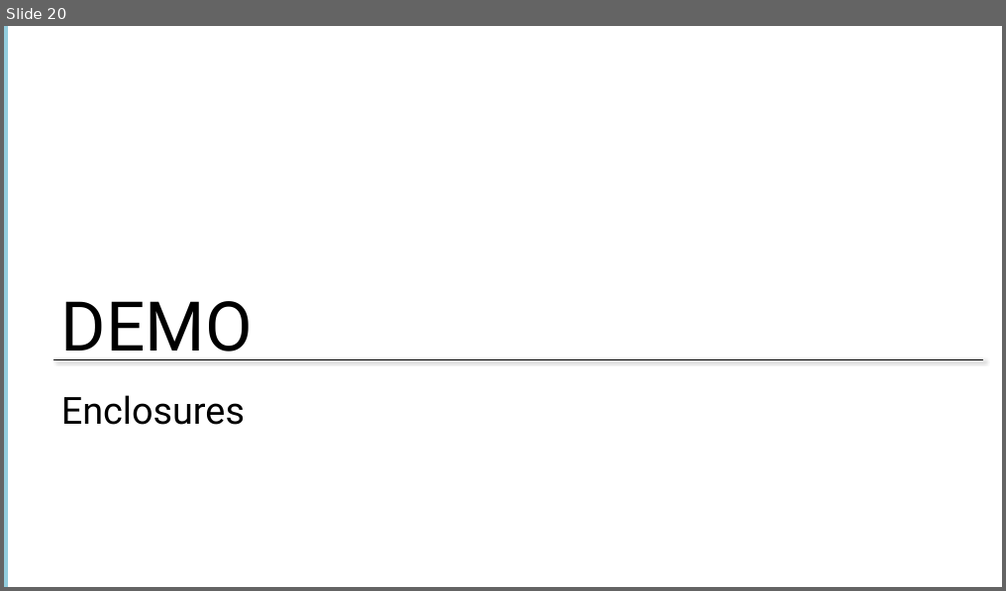
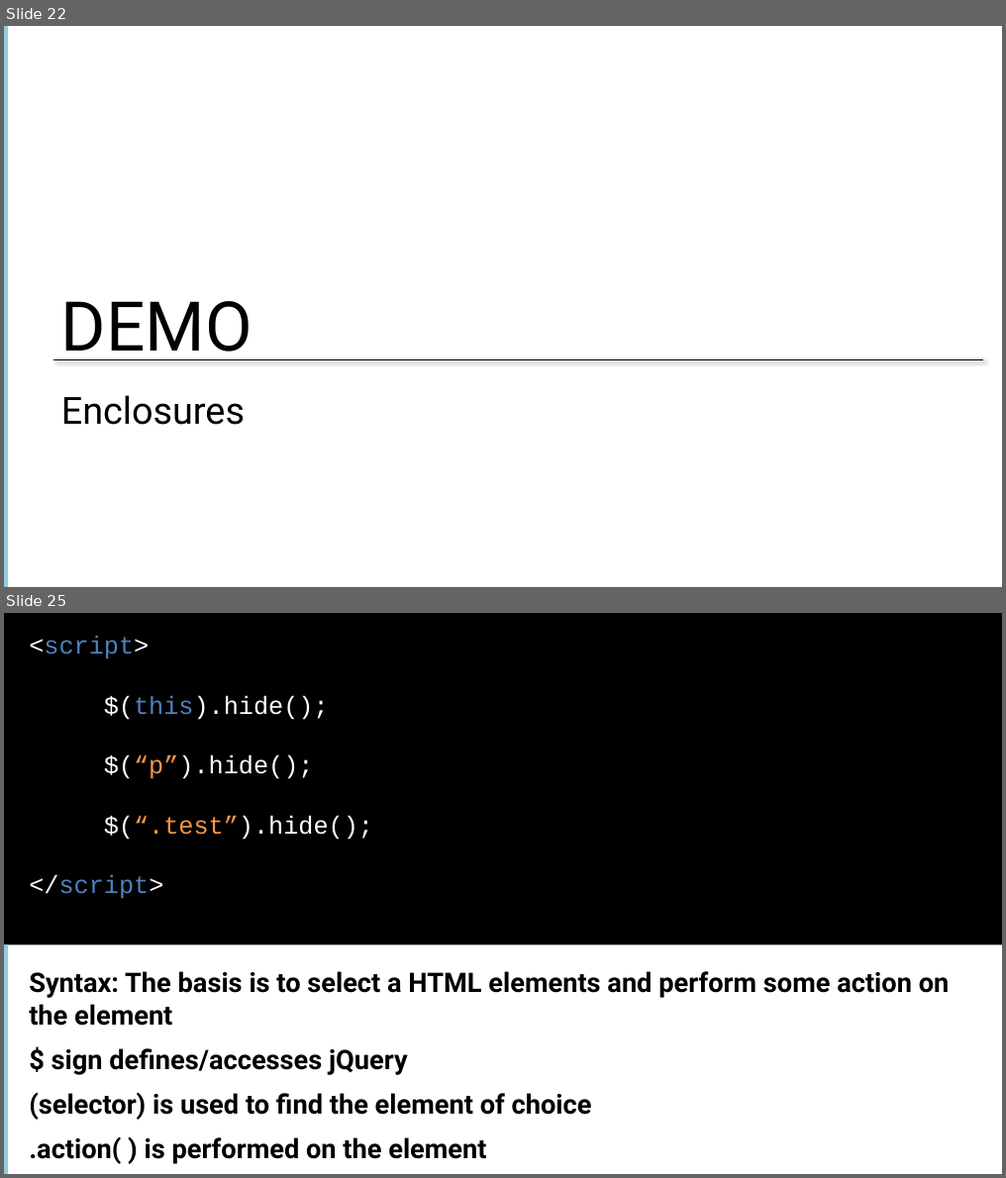
Before and after one commit to Amart85/JavaScript-Experienced-Developers, a slide deck: Slides/Module 1 -Getting Started With JavaScript.pptx. Shown one above the other, each under a label of ours: slide 20 before the commit, slides 22 and 25 after it; the slides between them are not shown. The pictures are 1006x591 and 1006x1178 pixels, drawn with LibreOffice and Linux fonts; fonts in the diff are those of the drawing; background and template pictures are left out. Boxes give left, top, right and bottom in pixels: in the first picture for what was removed or moved away, otherwise in the second. Text is boxed around its words. In the diff, an @@ line names an element or a change of style, - is before the commit and + after.

```diff
--- a/Slides/Module 1 -Getting Started With JavaScript.pptx
+++ b/Slides/Module 1 -Getting Started With JavaScript.pptx
@@ slide 25 added at <box>4,613,1002,1174</box>, background #FFFFFF @@
@@ rectangle added at <box>4,613,1002,946</box>, fill #000000 @@
@@ text added at <box>29,636,373,899</box>, 24 pt, text #FFFFFF @@
+<script>
+$(this).hide();
+$(“p”).hide();
+$(“.test”).hide();
+</script>
@@ rectangle added at <box>4,946,8,1174</box>, fill #93CDDD @@
@@ text added at <box>29,971,949,1164</box>, 25.9 pt, text #000000, bold @@
+Syntax: The basis is to select a HTML elements and perform some action on the element
+$ sign defines/accesses jQuery
+(selector) is used to find the element of choice
+.action( ) is performed on the element
@@ what was slide 20 is now slide 22 @@
```
Also in this commit, not shown: 1 slide changed, 4 other slides added, 1 slide removed, 4 other files.
